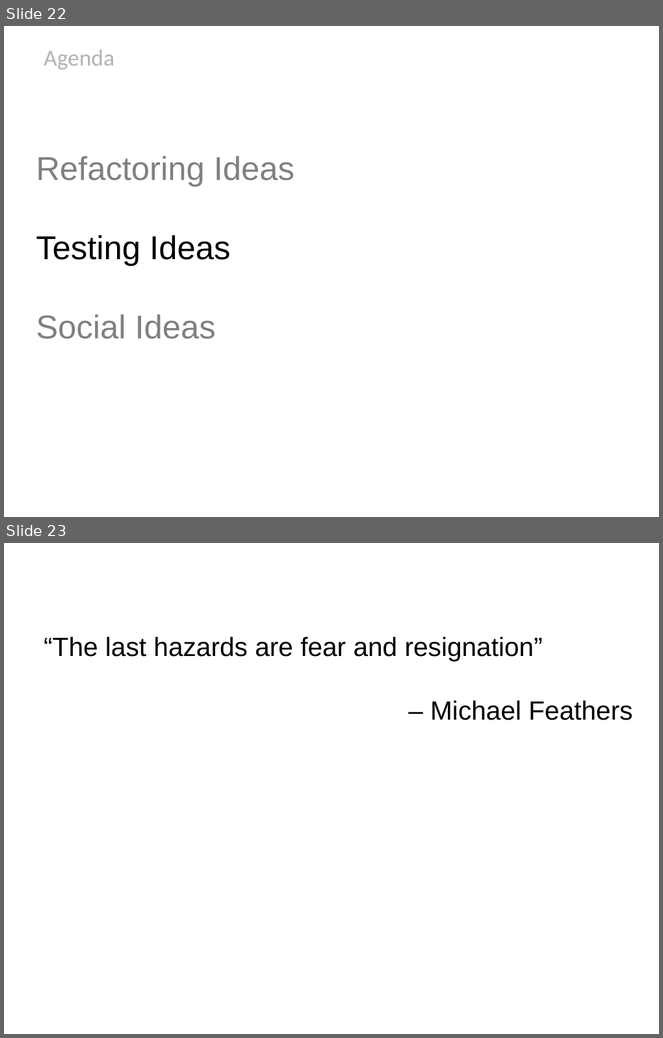
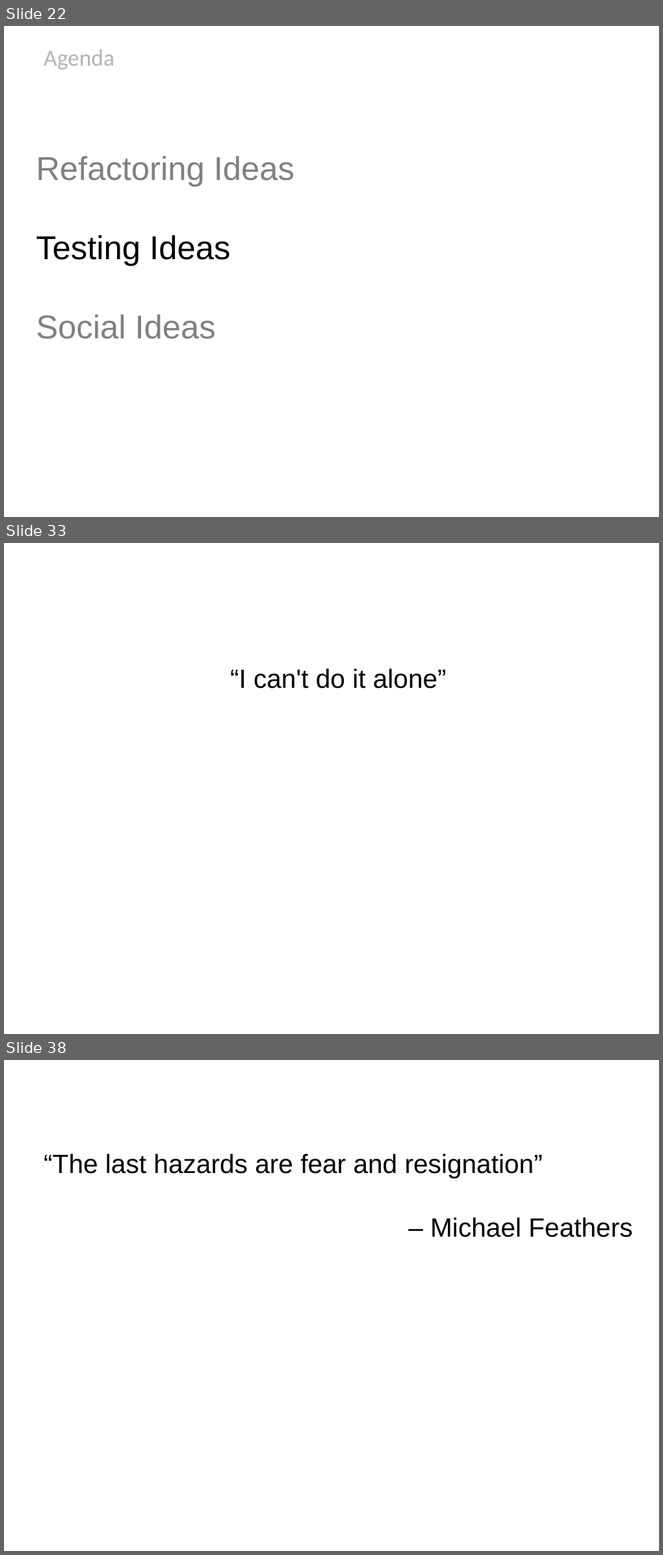
Before and after one commit to HamletDRC/presentations, a slide deck: newideasforoldcode/NewIdeasForOldCode_Confess2011.odp. Shown one above the other, each under a label of ours: slides 22 and 23 before the commit, slides 22, 33 and 38 after it; the slides between them are not shown. The pictures are 663x1038 and 663x1555 pixels, drawn with LibreOffice and Linux fonts; fonts in the diff are those of the drawing; background and template pictures are left out. Boxes give left, top, right and bottom in pixels: in the first picture for what was removed or moved away, otherwise in the second. Text is boxed around its words. In the diff, an @@ line names an element or a change of style, - is before the commit and + after.

```diff
--- a/newideasforoldcode/NewIdeasForOldCode_Confess2011.odp
+++ b/newideasforoldcode/NewIdeasForOldCode_Confess2011.odp
@@ slide 33 added at (4,543,659,1034), background picture (left out) @@
@@ subtitle added at (230,668,447,689), 32 pt, text #000000 @@
+“I can't do it alone”
@@ what was slide 23 is now slide 38 @@
```
Also in this commit, not shown: 14 other slides added, 1 other file.
